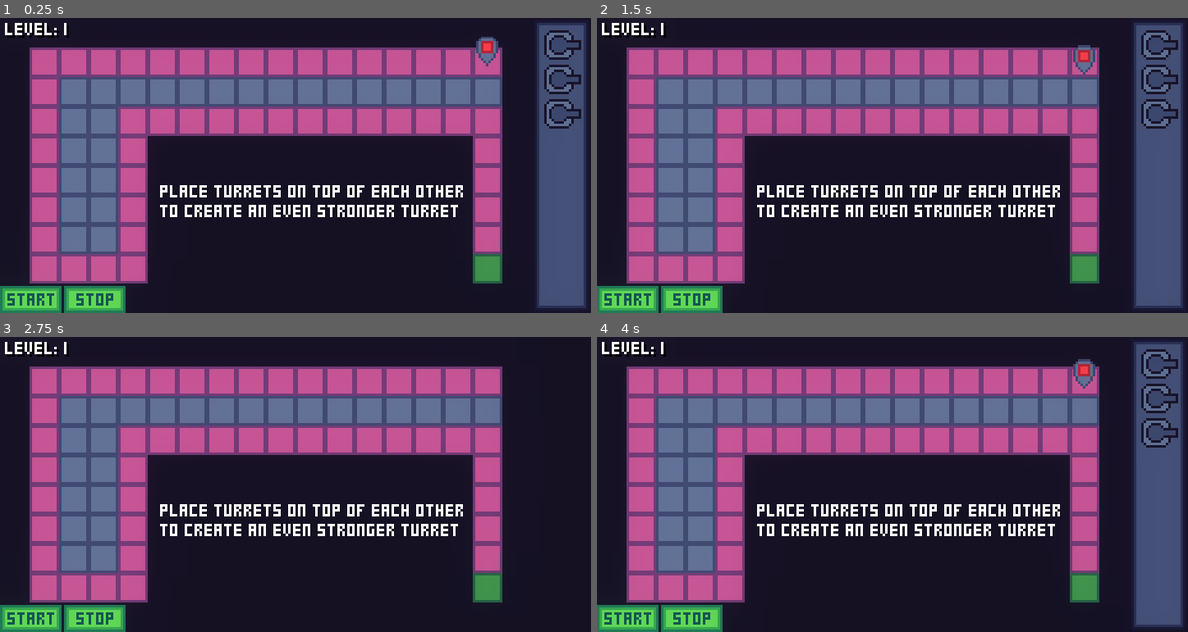
Above: before the commit, frames 1-4 (two rows, left to right).
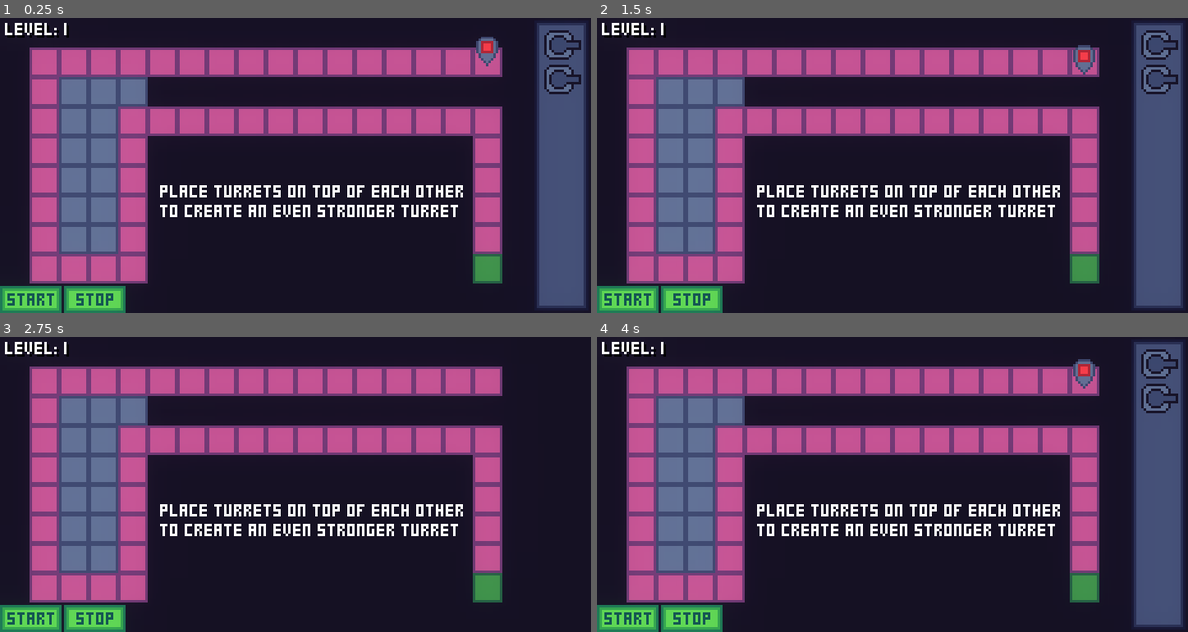
Above: after the commit, the same moments.

Repository: mariothedog/brackeys-game-jam
Game: Godot game, scene res://levels/level2.tscn
Two runs of this game, one before a commit and one after it. Both use one fixed random seed, a clock stepped at 60 frames per second and the inputs below. This scene is started directly instead of the project's main scene.
Inputs (mouse positions are in pixels of both pictures, inside the frame that each line leads up to):
- Up to frame 1 (0.25 s): no input
- Up to frame 2 (1.5 s): click (626, 298) at 0.5 s; click (691, 298) at 1.25 s
- Up to frame 3 (2.75 s): click (29, 617) at 2 s
- Up to frame 4 (4 s): click (691, 617) at 2.75 s; click (1158, 363) at 3.5 s

The runs differ from the first frame. In frame 1, 6.4% of the frame differs, in the area x 25-99%, y 20-38%; in frame 2, 6.4%; in frame 3, 6.0%; in frame 4, 6.4%.

Commit message:
Improve level 2

Diff:
--- a/src/levels/level2.tscn
+++ b/src/levels/level2.tscn
@@ -43,7 +43,7 @@
 cell_size = Vector2( 12, 12 )
 collision_mask = 0
 format = 1
-tile_data = PoolIntArray( -1, 1, 0, -65536, 1, 0, -65535, 1, …(822 unchanged characters)…  0, 131075, 0, 0, 131076, 0, 0, 131077, 0, 0, 131078, 0, 0, 131079, 0, 0, 131080, 0, 0, 131081, 0, 0, 131082, 0, 0, 131083, 0, 0, 131084, 0, 0, 131085, 0, 0, 131086, 0, 0, 131087, 0, 0, 131088, 0, 0, 131089, 1, 0, 131090, 1, 0, 131091, …(2485 unchanged characters)…
+tile_data = PoolIntArray( -1, 1, 0, -65536, 1, 0, -65535, 1, …(822 unchanged characters)…  0, 131075, 0, 0, 131076, 0, 0, 131077, 1, 0, 131078, 1, 0, 131079, 1, 0, 131080, 1, 0, 131081, 1, 0, 131082, 1, 0, 131083, 1, 0, 131084, 1, 0, 131085, 1, 0, 131086, 1, 0, 131087, 1, 0, 131088, 1, 0, 131089, 1, 0, 131090, 1, 0, 131091, …(2485 unchanged characters)…
 script = ExtResource( 7 )
 
 [node name="EnemySpawnIndicator" parent="." instance=ExtResource( 2 )]
@@ -69,7 +69,7 @@
 position = Vector2( 217, 1 )
 z_index = 1
 script = ExtResource( 5 )
-num_turrets = 3
+num_turrets = 2
 
 [node name="Background" type="NinePatchRect" parent="Inventory"]
 margin_right = 22.0
